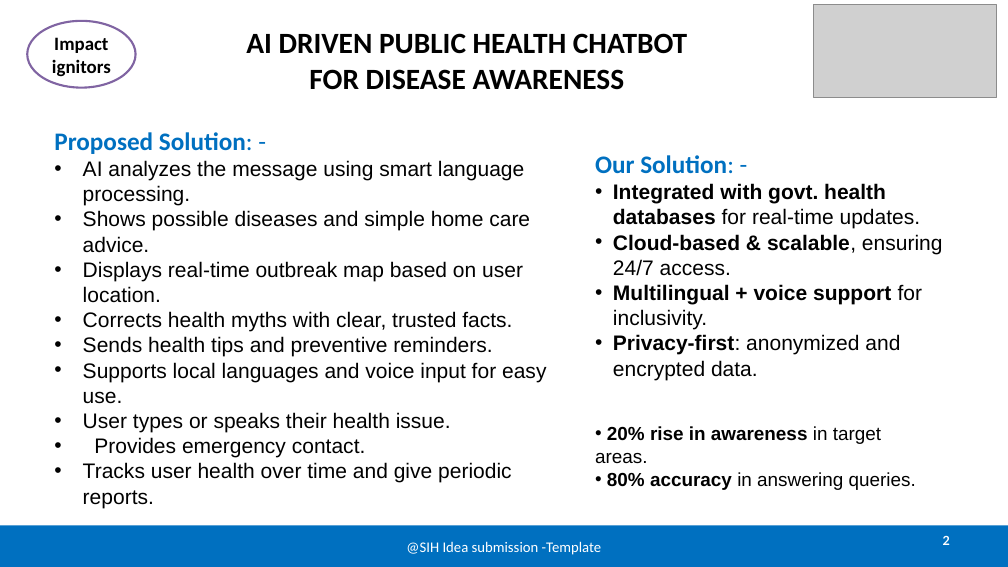
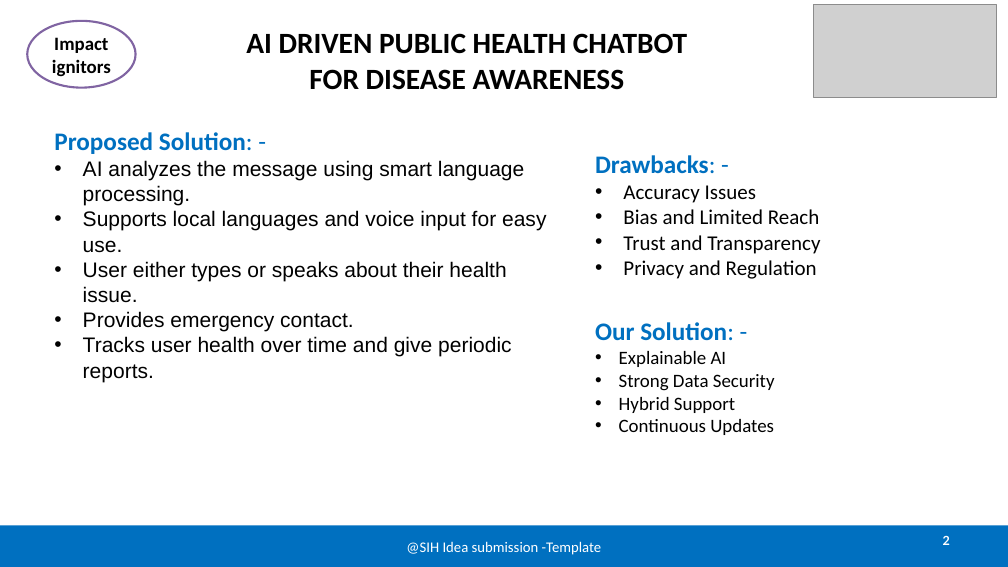
Before and after one commit to notjb2007/SIHackathon_2025, a slide deck: slide 2 of Smart India Hackathon 2025 Altered.pptx. Drawn at 1008x567 pixels with LibreOffice and Linux fonts; fonts in the diff are those of the drawing; grey boxes stand for pictures. Boxes give left, top, right and bottom in pixels: in the first picture for what was removed or moved away, otherwise in the second. Text is boxed around its words. In the diff, an @@ line names an element or a change of style, - is before the commit and + after.

```diff
--- a/Smart India Hackathon 2025 Altered.pptx
+++ b/Smart India Hackathon 2025 Altered.pptx
@@ text at (x1=595, y1=155, x2=820, y2=279): text changed; font Arial to Calibri; bold off @@
-Our Solution: -
-• Integrated with govt. health databases for real-time updates.
-• Cloud-based & scalable, ensuring 24/7 access.
-• Multilingual + voice support for inclusivity.
-• Privacy-first: anonymized and encrypted data.
+Drawbacks: -
+• Accuracy Issues
+• Bias and Limited Reach
+• Trust and Transparency
+• Privacy and Regulation
@@ text at (x1=83, y1=210, x2=530, y2=357): paragraphs removed @@
-• Shows possible diseases and simple home care advice.
-• Displays real-time outbreak map based on user location.
-• Corrects health myths with clear, trusted facts.
-• Sends health tips and preventive reminders.
@@ text at (x1=83, y1=261, x2=506, y2=303): text changed @@
-• User types or speaks their health issue.
+• User either types or speaks about their health issue.
@@ text added at (x1=595, y1=322, x2=775, y2=435), 18 pt, text #000000 @@
+Our Solution: -
+• Explainable AI
+• Strong Data Security
+• Hybrid Support
+• Continuous Updates
@@ text removed at (x1=595, y1=426, x2=916, y2=490) @@
-• 20% rise in awareness in target areas.
-• 80% accuracy in answering queries.
```
Also in this commit, not shown: 1 other slide changed, 1 other file.
